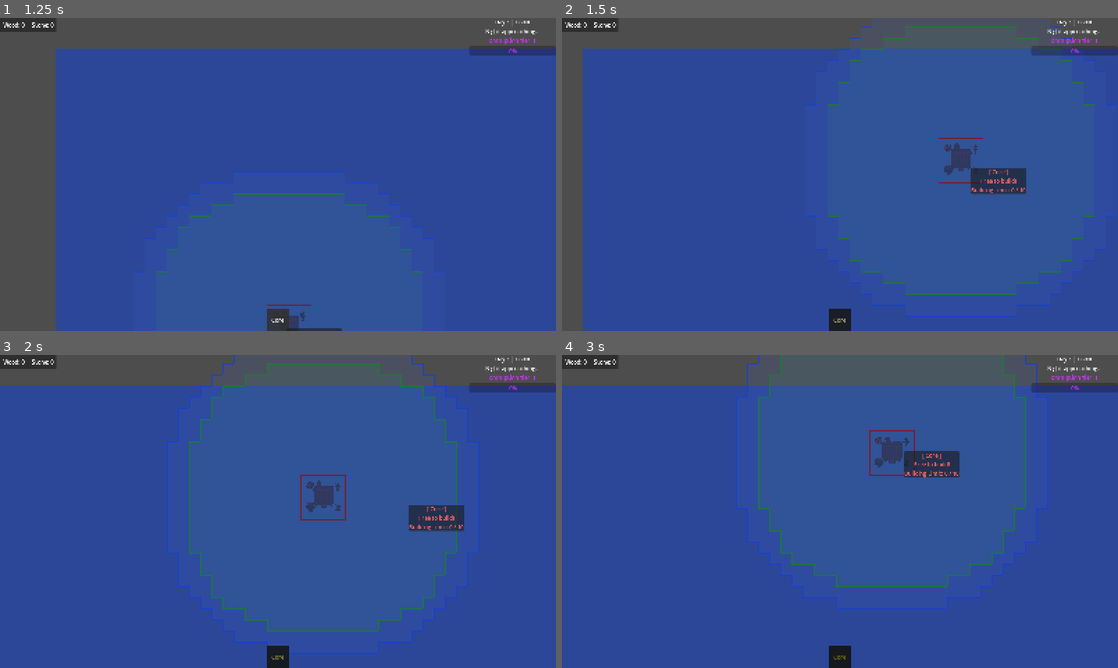
Above: before the commit, frames 1-4 (two rows, left to right).
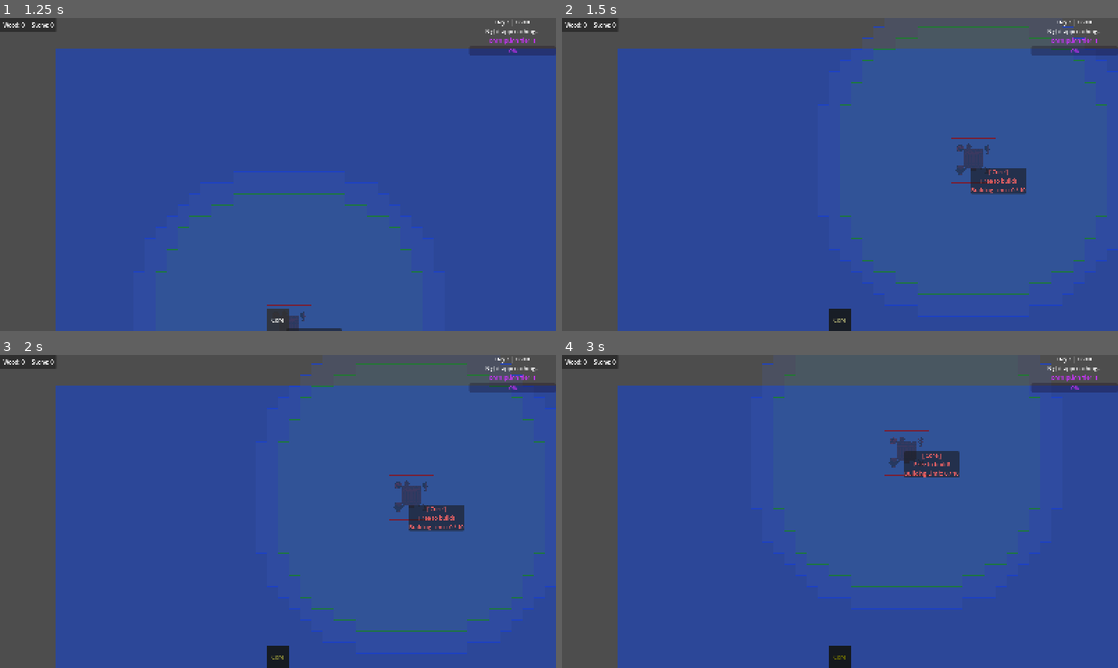
Above: after the commit, the same moments.

Repository: ColdTerror/Core-and-Conveyor
Game: Godot game, scene res://scenes/level.tscn
The game is run twice, just before and just after one commit, with the same random seed, the same clock (stepped at 60 frames per second) and the same inputs. The engine's default icon, where the game draws it, is replaced by a stand-in: a white triangle on a blue panel in a dark square.
Inputs (mouse positions are in pixels of both pictures, inside the frame that each line leads up to):
- Up to frame 1 (1.25 s): click "Core" at 0.5 s
- Up to frame 2 (1.5 s): tap Enter at 1.25 s; move the mouse to (962, 158) at 1.27 s; hold Right (ui_right) from 1.28 s (still down); hold X (deconstruct_hotkey) from 1.28 s (still down); click (962, 158) at 1.42 s
- Up to frame 3 (2 s): keep holding Right (ui_right); keep holding X (deconstruct_hotkey)
- Up to frame 4 (3 s): release Right (ui_right) at 2 s; release X (deconstruct_hotkey) at 2 s; drag from (728, 527) to (812, 574) at 2.02 s; tap Space at 2.75 s; move the mouse to (895, 442) at 2.77 s; hold Right (ui_right) from 2.78 s (still down); hold R (rotate_tile) from 2.78 s (still down); click (895, 442) at 2.92 s

Frame 1 is identical in both runs. In frame 2, 6.9% of the frame differs, in the area x 3-100%, y 2-100%; in frame 3, 12%, in the area x 0-100%, y 0-100%; in frame 4, 11%.

Commit message:
Move camera input handling to InputManager
Decouple camera input from Camera2D: Camera now focuses on follow/smoothing and exposes apply_pan/apply_zoom methods. Removed internal keyboard/edge panning and _input handling, and removed GameState gating from the camera (InputManager now gates inputs). Added breakaway logic so manual panning cancels follow_target. InputManager now handles continuous WASD panning in _process and mouse-wheel zoom in _unhandled_input, forwarding actions to the camera (found via Camera group) and consuming events when appropriate.

Diff:
--- a/scripts/Managers/camera_controller.gd
+++ b/scripts/Managers/camera_controller.gd
@@ -1,11 +1,9 @@
 # camera_controller.gd
-# Attach this to a Camera2D node in your scene
-
 extends Camera2D
 
 # Pan settings
 @export var pan_speed := 500.0
-@export var edge_pan_margin := 20  # pixels from screen edge
+@export var edge_pan_margin := 20
 @export var edge_pan_speed := 300.0
 
 # Zoom settings
@@ -19,103 +17,41 @@
 var target_zoom := 1.0
 
 # ==========================================
-# --- NEW: CAMERA FOLLOW VARIABLES ---
+# CAMERA FOLLOW VARIABLES
 # ==========================================
 var follow_target: Node2D = null
-@export var follow_smoothing := 10.0 # How "snappy" the camera tracks the bot
+@export var follow_smoothing := 10.0
 
 func set_follow_target(target: Node2D):
 	follow_target = target
-# ==========================================
 
 func _ready():
-	# Set initial zoom
 	zoom = Vector2(target_zoom, target_zoom)
-
-	# Add to group so the UI can find this camera blindly!
 	add_to_group("Camera")
 
 func _process(delta):
-	if GameState.is_menu_open: return
+	# The Camera no longer checks GameState. The InputManager does that!
 
-	# ==========================================
-	# --- NEW: FOLLOW TARGET MATH ---
-	# ==========================================
+	# Handle Follow Target
 	if is_instance_valid(follow_target):
 		global_position = global_position.lerp(follow_target.global_position, follow_smoothing * delta)
-	# ==========================================
 
-	handle_keyboard_pan(delta)
-	#handle_edge_pan(delta)
-
+	# Apply zoom smoothing
 	zoom = Vector2(target_zoom, target_zoom)
 
-
-
-func handle_keyboard_pan(delta):
-	var move_direction := Vector2.ZERO
-
-	# WASD or Arrow keys
-	if Input.is_action_pressed("ui_right") or Input.is_key_pressed(KEY_D):
-		move_direction.x += 1
-	#if Input.is_action_pressed("ui_left") or Input.is_key_pressed(KEY_A):
-	if Input.is_key_pressed(KEY_A):
-		move_direction.x -= 1
-	if Input.is_action_pressed("ui_down") or Input.is_key_pressed(KEY_S):
-		move_direction.y += 1
-	if Input.is_action_pressed("ui_up") or Input.is_key_pressed(KEY_W):
-		move_direction.y -= 1
-
+# ==========================================
+# CALLED BY INPUT MANAGER
+# ==========================================
+func apply_pan(move_direction: Vector2, delta: float):
 	if move_direction.length() > 0:
-
-		# ==========================================
-		# --- NEW: BREAKAWAY LOGIC ---
-		# If the player touches WASD, cancel the follow target immediately!
-		# ==========================================
+		# BREAKAWAY LOGIC
 		if follow_target != null:
 			follow_target = null
 
 		move_direction = move_direction.normalized()
-		# Move slower when zoomed in, faster when zoomed out
 		position += move_direction * pan_speed * delta / target_zoom
 
-func handle_edge_pan(delta):
-	var mouse_pos = get_viewport().get_mouse_position()
-	var viewport_size = get_viewport_rect().size
-	var move_direction := Vector2.ZERO
-
-	# Check screen edges
-	if mouse_pos.x < edge_pan_margin:
-		move_direction.x -= 1
-	elif mouse_pos.x > viewport_size.x - edge_pan_margin:
-		move_direction.x += 1
-
-	if mouse_pos.y < edge_pan_margin:
-		move_direction.y -= 1
-	elif mouse_pos.y > viewport_size.y - edge_pan_margin:
-		move_direction.y += 1
-
-	if move_direction.length() > 0:
-
-		# (Also break the lock here, just in case you re-enable edge panning later!)
-		if follow_target != null:
-			follow_target = null
-
-		position += move_direction * edge_pan_speed * delta / target_zoom
-
-
-
-func _input(event):
-	if GameState.is_menu_open: return
-
-	# Zoom with mouse wheel
-	if event is InputEventMouseButton:
-		if event.button_index == MOUSE_BUTTON_WHEEL_UP and event.pressed:
-			zoom_at_point(event.position, 1 + zoom_speed)
-		elif event.button_index == MOUSE_BUTTON_WHEEL_DOWN and event.pressed:
-			zoom_at_point(event.position, 1 - zoom_speed)
-
-func zoom_at_point(point: Vector2, zoom_change: float):
+func apply_zoom(point: Vector2, zoom_change: float):
 	# Calculate world position before zoom
 	var world_pos_before = get_global_mouse_position()
 
@@ -125,7 +61,5 @@
 	# Adjust position to keep mouse point stable
 	var world_pos_after = get_global_mouse_position()
 
-	# Optional refinement: Only offset the camera position if we ARE NOT following a target.
-	# (Zooming to mouse while tracking a moving bot can cause a slight stutter).
 	if follow_target == null:
 		position += world_pos_before - world_pos_after
--- a/scripts/Managers/input_manager.gd
+++ b/scripts/Managers/input_manager.gd
@@ -80,6 +80,29 @@
 			get_viewport().set_input_as_handled()
 
 # ==========================================
+# CONTINUOUS INPUT (WASD Camera Panning)
+# ==========================================
+func _process(delta):
+	# Gatekeeper: Don't allow camera panning if a menu is open!
+	if GameState.is_menu_open: return
+
+	var move_dir := Vector2.ZERO
+
+	if Input.is_key_pressed(KEY_D):
+		move_dir.x += 1
+	if Input.is_key_pressed(KEY_A):
+		move_dir.x -= 1
+	if Input.is_key_pressed(KEY_S):
+		move_dir.y += 1
+	if  Input.is_key_pressed(KEY_W):
+		move_dir.y -= 1
+
+	if move_dir != Vector2.ZERO:
+		var cam = get_tree().get_first_node_in_group("Camera")
+		if cam and cam.has_method("apply_pan"):
+			cam.apply_pan(move_dir, delta)
+
+# ==========================================
 # MOUSE INPUT (The State Machine)
 # ==========================================
 func _unhandled_input(event: InputEvent):
@@ -87,17 +110,29 @@
 
 	# --- 1. THE GATEKEEPER: Block World Clicks ---
 	if GameState.is_menu_open:
-		# If you click the screen while a menu is open, consume the click so
-		# you don't accidentally place a building behind the UI!
 		if event is InputEventMouseButton:
 			get_viewport().set_input_as_handled()
 		return
 
-	# --- 2. NORMAL WORLD CLICKS ---
+	# --- 2. CAMERA ZOOM ---
+	if event is InputEventMouseButton:
+		if event.button_index == MOUSE_BUTTON_WHEEL_UP and event.pressed:
+			var cam = get_tree().get_first_node_in_group("Camera")
+			if cam: cam.apply_zoom(event.position, 1 + cam.zoom_speed)
+			get_viewport().set_input_as_handled()
+			return
+		elif event.button_index == MOUSE_BUTTON_WHEEL_DOWN and event.pressed:
+			var cam = get_tree().get_first_node_in_group("Camera")
+			if cam: cam.apply_zoom(event.position, 1 - cam.zoom_speed)
+			get_viewport().set_input_as_handled()
+			return
+
+	# --- 3. NORMAL WORLD CLICKS ---
 	var mouse_pos = get_global_mouse_position()
 	var grid_pos = level_ref.terrain_layer.local_to_map(mouse_pos)
 
-	# --- 1. GLOBAL CANCEL & HOTKEYS ---
+
+	# --- 4. GLOBAL CANCEL & HOTKEYS ---
 	if event.is_action_pressed("ui_cancel") or event.is_action_pressed("right_click"):
 		_cancel_current_action()
 		return
@@ -116,7 +151,7 @@
 		current_mode = InteractionMode.NONE if current_mode == InteractionMode.UPGRADE else InteractionMode.UPGRADE
 		return
 
-	# --- 2. STATE MACHINE ROUTING ---
+	# --- 5. STATE MACHINE ROUTING ---
 	match current_mode:
 		InteractionMode.PLACE_BUILDING:
 			if event is InputEventMouse:
